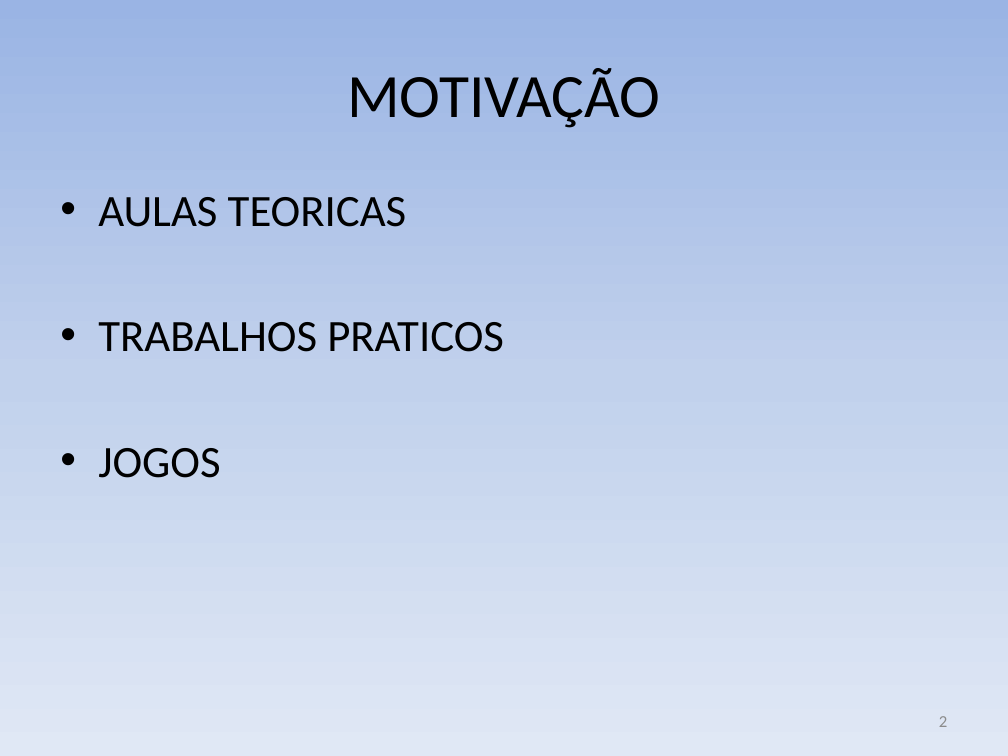
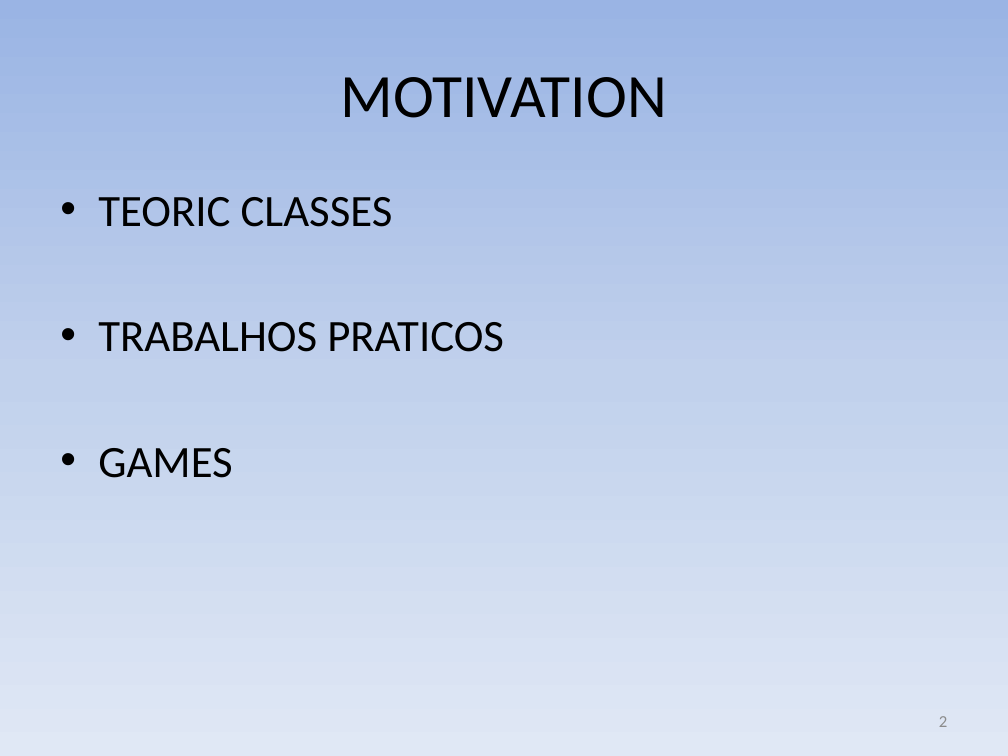
Before and after one commit to gems-uff/sdm, a slide deck: slide 2 of docs/Apresentação/SDM - Apresentação SBGames.pptx. Drawn at 1008x756 pixels with LibreOffice and Linux fonts; fonts in the diff are those of the drawing. Boxes give left, top, right and bottom in pixels: in the first picture for what was removed or moved away, otherwise in the second. Text is boxed around its words. In the diff, an @@ line names an element or a change of style, - is before the commit and + after.

```diff
--- a/docs/Apresentação/SDM - Apresentação SBGames.pptx
+++ b/docs/Apresentação/SDM - Apresentação SBGames.pptx
@@ title at bbox=[341, 77, 667, 118]: text changed @@
-MOTIVAÇÃO
+MOTIVATION
@@ text at bbox=[98, 197, 393, 227]: text changed @@
-• AULAS TEORICAS
+• TEORIC CLASSES
@@ text at bbox=[98, 448, 233, 478]: text changed @@
-• JOGOS
+• GAMES
```
Also in this commit, not shown: 13 other slides changed, 1 slide added, 2 slides removed.
